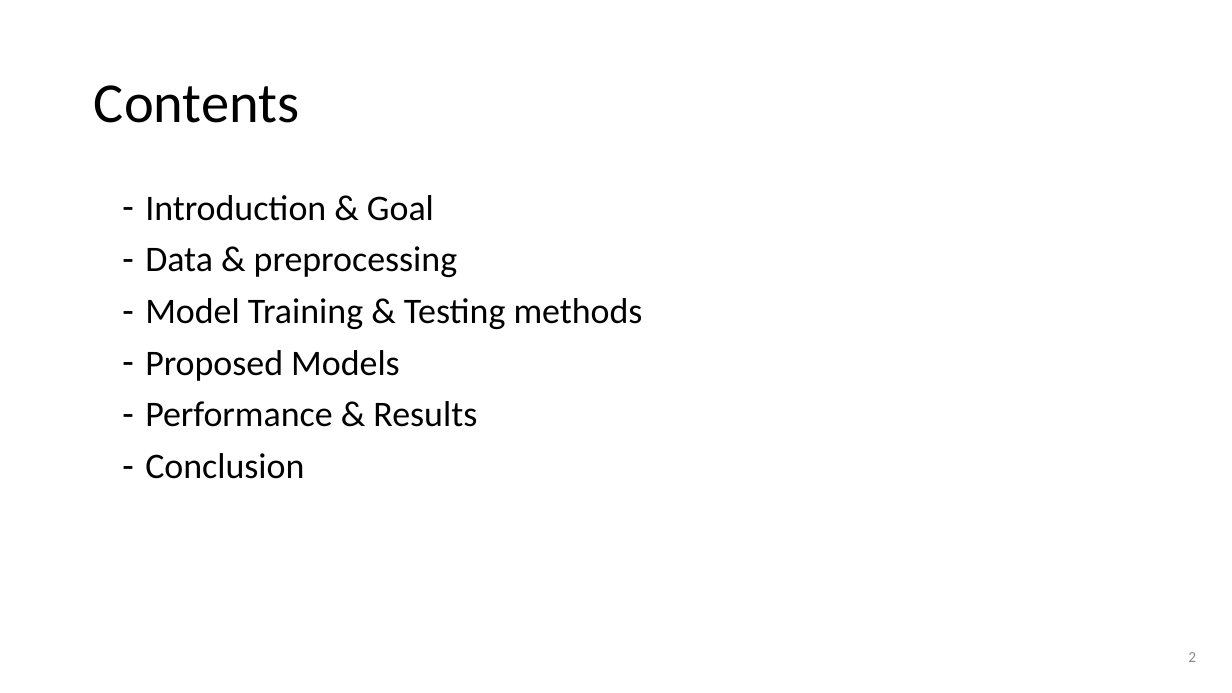
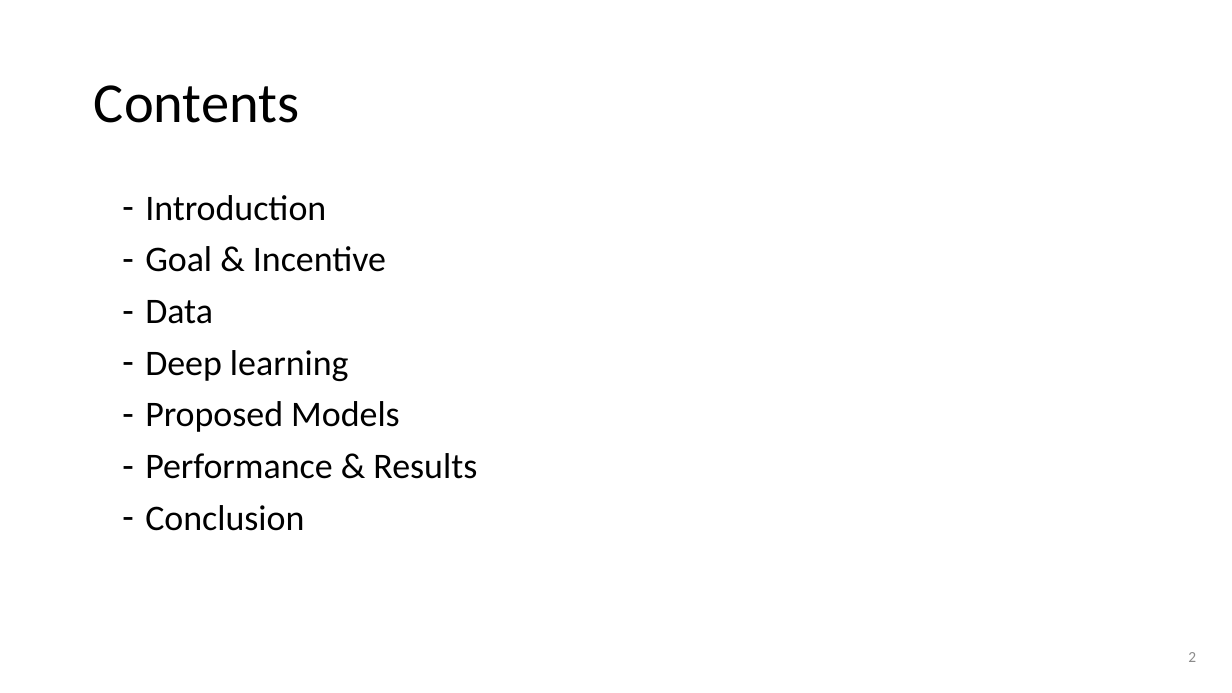
Before and after one commit to lancedw/3D-state-prediction-for-surface-vessels-using-IMU-data-and-images, a slide deck: slide 2 of Documentation/Presentations/April_presentation.pptx. Drawn at 1232x693 pixels with LibreOffice and Linux fonts; fonts in the diff are those of the drawing; background and template pictures are left out. Boxes give left, top, right and bottom in pixels: in the first picture for what was removed or moved away, otherwise in the second. Text is boxed around its words. In the diff, an @@ line names an element or a change of style, - is before the commit and + after.

```diff
--- a/Documentation/Presentations/April_presentation.pptx
+++ b/Documentation/Presentations/April_presentation.pptx
@@ text at [145, 195, 386, 381]: text changed @@
-– Introduction & Goal
-– Data & preprocessing
-– Model Training & Testing methods
+– Introduction
+– Goal & Incentive
+– Data
+– Deep learning
```
Also in this commit, not shown: 3 other slides changed, 1 slide added.
